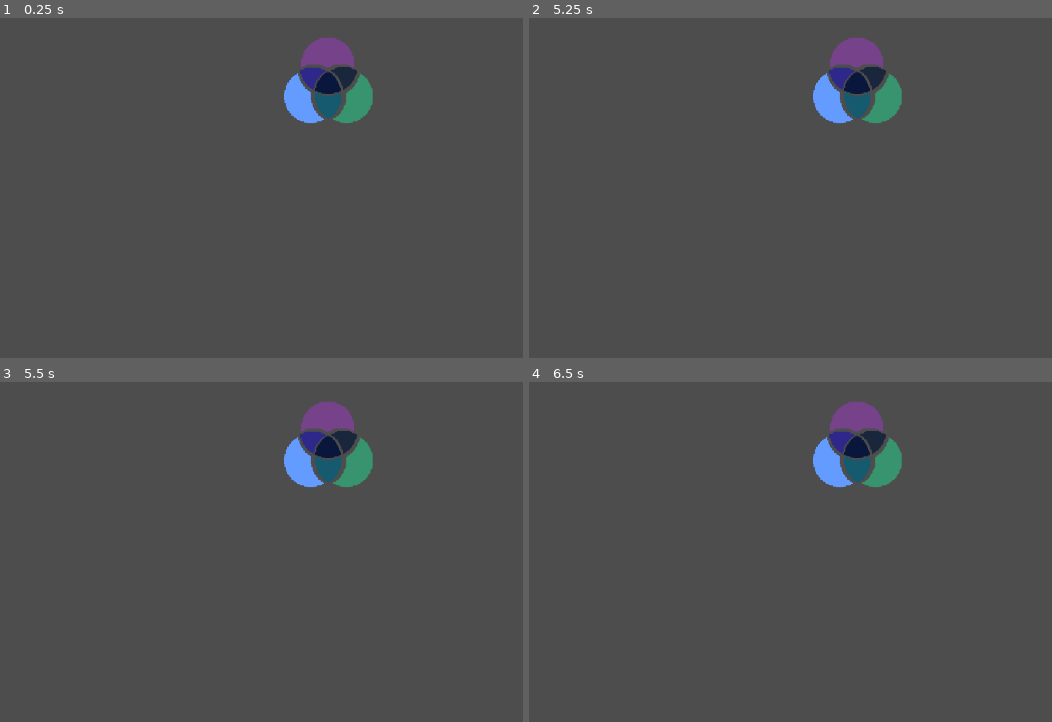
Above: before the commit, frames 1-4 (two rows, left to right).
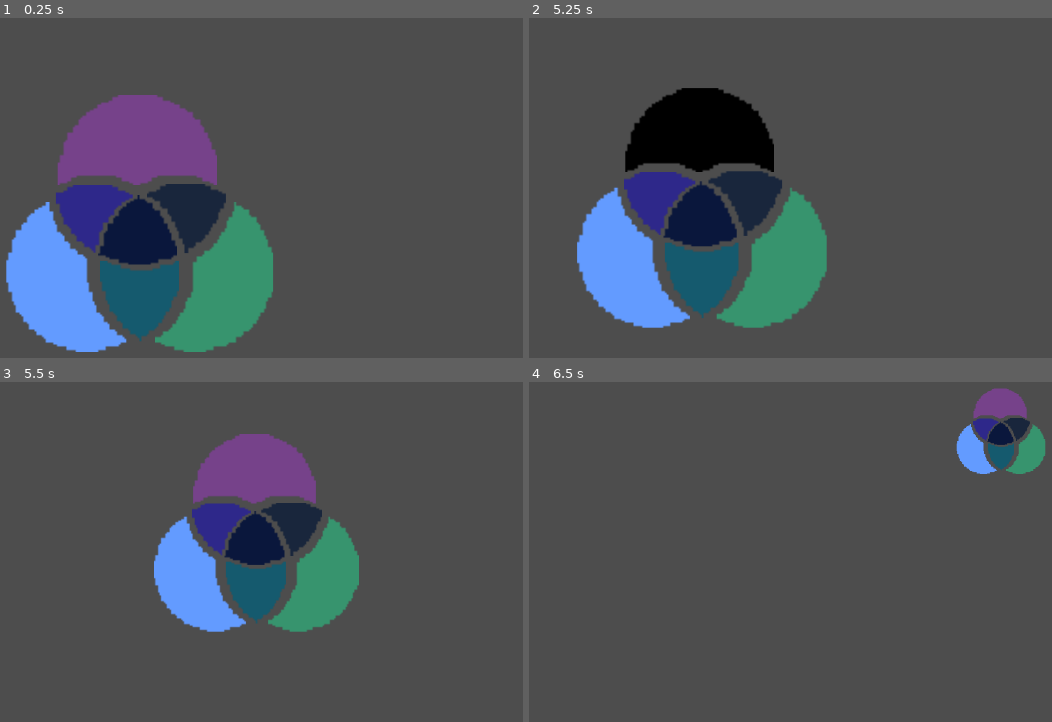
Above: after the commit, the same moments.

Repository: davirss/fakeltd.
Game: Godot game, scene res://Scenes/game.tscn
Two runs of this game, one before a commit and one after it. Both use one fixed random seed, a clock stepped at 60 frames per second and the inputs below. This scene is started directly instead of the project's main scene.
Inputs (mouse positions are in pixels of both pictures, inside the frame that each line leads up to):
- Up to frame 1 (0.25 s): no input
- Up to frame 2 (5.25 s): tap Enter (ui_accept) at 0.5, 0.77, 0.8, 1.07, 1.25, 1.35, 1.52, 1.82, 2, 2.3, 2.75, 3.02, 3.32, 3.5, 3.6, 3.77, 4.07, 4.25, 4.52, 4.82 s; move the mouse to (outside the picture) at 0.52 s; click (outside the picture) at 0.6 s; move the mouse to (outside the picture) at 1.27 s; click (outside the picture) at 1.55 s; move the mouse to (outside the picture) at 2.02 s; click (outside the picture) at 2.1 s; move the mouse to (outside the picture) at 2.77 s; click (outside the picture) at 2.85 s; move the mouse to (outside the picture) at 3.52 s; move the mouse to (534, 79) at 4.27 s; click (534, 79) at 4.35 s; move the mouse to (664, 116) at 5.02 s; click (664, 116) at 5.1 s
- Up to frame 3 (5.5 s): tap Enter (ui_accept) at 5.3 s
- Up to frame 4 (6.5 s): move the mouse to (670, 538) at 5.77 s; tap Enter (ui_accept) at 5.85, 6.02, 6.32 s; click (670, 538) at 6.05 s

The runs differ from the first frame. In frame 1, 27% of the frame differs, in the area x 1-72%, y 5-99%; in frame 2, 24%; in frame 3, 17%; in frame 4, 5.4%.

Commit message:
Loop now working.

Diff:
--- a/Scenes/game.tscn
+++ b/Scenes/game.tscn
@@ -1,8 +1,68 @@
-[gd_scene load_steps=4 format=3 uid="uid://dhdc0ckmuduvf"]
+[gd_scene load_steps=7 format=3 uid="uid://dhdc0ckmuduvf"]
 
 [ext_resource type="Script" path="res://game_manager.gd" id="1_7gb4w"]
 [ext_resource type="PackedScene" uid="uid://jsskjmbbjspf" path="res://bubble/bubble.tscn" id="2_yeahh"]
 [ext_resource type="PackedScene" uid="uid://bc3gn5uh1lea" path="res://Scenes/ven_controller.tscn" id="3_3oy8c"]
+
+[sub_resource type="Animation" id="Animation_bpqex"]
+resource_name = "ven_animation"
+tracks/0/type = "value"
+tracks/0/imported = false
+tracks/0/enabled = true
+tracks/0/path = NodePath("VennController:scale")
+tracks/0/interp = 1
+tracks/0/loop_wrap = true
+tracks/0/keys = {
+"times": PackedFloat32Array(0, 1),
+"transitions": PackedFloat32Array(1, 1),
+"update": 0,
+"values": [Vector2(3, 3), Vector2(1, 1)]
+}
+tracks/1/type = "value"
+tracks/1/imported = false
+tracks/1/enabled = true
+tracks/1/path = NodePath("VennController:position")
+tracks/1/interp = 1
+tracks/1/loop_wrap = true
+tracks/1/keys = {
+"times": PackedFloat32Array(0, 1),
+"transitions": PackedFloat32Array(1, 1),
+"update": 0,
+"values": [Vector2(641, 348), Vector2(1175, 91)]
+}
+
+[sub_resource type="Animation" id="Animation_3bi4q"]
+length = 0.001
+tracks/0/type = "value"
+tracks/0/imported = false
+tracks/0/enabled = true
+tracks/0/path = NodePath("VennController:scale")
+tracks/0/interp = 1
+tracks/0/loop_wrap = true
+tracks/0/keys = {
+"times": PackedFloat32Array(0),
+"transitions": PackedFloat32Array(1),
+"update": 0,
+"values": [Vector2(3, 3)]
+}
+tracks/1/type = "value"
+tracks/1/imported = false
+tracks/1/enabled = true
+tracks/1/path = NodePath("VennController:position")
+tracks/1/interp = 1
+tracks/1/loop_wrap = true
+tracks/1/keys = {
+"times": PackedFloat32Array(0),
+"transitions": PackedFloat32Array(1),
+"update": 0,
+"values": [Vector2(641, 348)]
+}
+
+[sub_resource type="AnimationLibrary" id="AnimationLibrary_7onqm"]
+_data = {
+"RESET": SubResource("Animation_3bi4q"),
+"ven_animation": SubResource("Animation_bpqex")
+}
 
 [node name="Game" type="Node2D"]
 position = Vector2(0, 1)
@@ -16,4 +76,10 @@
 position = Vector2(683, 358)
 
 [node name="VennController" parent="." instance=ExtResource("3_3oy8c")]
-position = Vector2(945, 112)
+position = Vector2(641, 348)
+scale = Vector2(3, 3)
+
+[node name="AnimationPlayer" type="AnimationPlayer" parent="."]
+libraries = {
+"": SubResource("AnimationLibrary_7onqm")
+}
--- a/Scripts/venn_controller.gd
+++ b/Scripts/venn_controller.gd
@@ -3,10 +3,11 @@
 var right = false
 var left = false
 var top = false
+var selected = false
 
 func _process(delta: float) -> void:
-	if Input.is_action_just_pressed("ui_accept") || Input.is_action_just_pressed("Select"):
-		_send_signal()
+	if !selected && (Input.is_action_just_pressed("ui_accept") || Input.is_action_just_pressed("Select")):
+		_send_signal(left, top, right)
 
 func _on_left_mouse_entered() -> void:
 	left = true
@@ -92,7 +93,10 @@
 	top = false
 	$Center.modulate = Color.WHITE
 
-func _send_signal():
+func _send_signal(left, top, right):
 	if (left || top || right):
 		print("Sending signal", left, top, right)
 		Global.on_venn_pressed.emit(left, top, right)
+		left = false
+		right = false
+		top = false
--- a/bubble/bubble.gd
+++ b/bubble/bubble.gd
@@ -8,16 +8,13 @@
 
 var center = Vector2(0, 0)
 
-
 var _distributions: Dictionary = {
 	BubbleDefinitions.BubbleState.WHATSAPP: 	0.05,
 	BubbleDefinitions.BubbleState.FACEBOOK: 	0.05,
 	BubbleDefinitions.BubbleState.INSTAGRAM:	0.90,
 }
-
 var _time_to_convert_milliseconds: float = 5000
 var _ttc_variable_margin_percent: float = 0.3
-
 
 func _calculate_distribution_ranges() -> void:
 	_distributions[BubbleDefinitions.BubbleState.FACEBOOK] += \
--- a/bubble/bubble.tscn
+++ b/bubble/bubble.tscn
@@ -8,7 +8,7 @@
 
 [sub_resource type="CircleShape2D" id="CircleShape2D_pu1x0"]
 
-[node name="Bubble" type="CharacterBody2D"]
+[node name="Bubble" type="CharacterBody2D" groups=["bubble"]]
 scale = Vector2(4, 4)
 script = ExtResource("1_ufsww")
 
--- a/day_controller.gd
+++ b/day_controller.gd
@@ -4,6 +4,10 @@
 var starting_day = 0
 var current_day = 0
 var max_days = 70
+
+var group_a_influence = 0
+var group_b_influence = 0
+var group_c_influence = 0
 
 # User Info
 var starting_followers = 100
--- a/game_manager.gd
+++ b/game_manager.gd
@@ -1,6 +1,6 @@
 extends Node2D
 
-@export var total_bubbles  = 50
+@export var total_bubbles  = 1
 @export var current_bubbles = 0
 
 @export var column_number = 10
@@ -12,13 +12,14 @@
 var groupb_popped_bubbles = 0
 var groupc_popped_bubbles = 0
 
-var bubble_spawn_cooldown = 1
-var bubble_spawn_countdown = 0
+var bubble_spawn_cooldown = 10
+var bubble_spawn_countdown: float = 0
 
 var bubble_change_cooldown = 2
 var bubble_change_countdown = bubble_change_cooldown
 
-var selected_group = BubbleDefinitions.BubbleState.INSTAGRAM
+var selected_group
+var round_started = false
 
 @export var placeholder: PackedScene
 
@@ -29,13 +30,39 @@
 	# If it doesn't match, it means that one or more bubbles were popped.
 	# If not, schedule spawn.
 	Global.bubble_clicked.connect(_on_bubble_clicked)
+	Global.on_venn_pressed.connect(_on_ven_pressed)
+
+func _on_ven_pressed(left, top, right) -> void:
+	$VennController.selected = true
+	if left && !top && !right:
+		selected_group = [BubbleDefinitions.BubbleState.WHATSAPP]
+	elif !left && top && !right:
+		selected_group = [BubbleDefinitions.BubbleState.FACEBOOK]
+	elif !left && !top && right:
+		selected_group = [BubbleDefinitions.BubbleState.INSTAGRAM]
+	elif left && top && !right:
+		selected_group = [BubbleDefinitions.BubbleState.WHATSAPP, BubbleDefinitions.BubbleState.FACEBOOK]
+	elif left && !top && right:
+		selected_group = [BubbleDefinitions.BubbleState.WHATSAPP, BubbleDefinitions.BubbleState.INSTAGRAM]
+	elif !left && top && right:
+		selected_group = [BubbleDefinitions.BubbleState.FACEBOOK, BubbleDefinitions.BubbleState.INSTAGRAM]
+	elif left && top && right:
+		selected_group = [BubbleDefinitions.BubbleState.WHATSAPP, BubbleDefinitions.BubbleState.FACEBOOK, BubbleDefinitions.BubbleState.INSTAGRAM]
+	else:
+		print("Invalid state:", left, top, right)
+
+	$AnimationPlayer.play("ven_animation")
+	await $AnimationPlayer.animation_finished
 	_start_round()
 
 func _start_round() -> void:
+	print("Start")
+	round_started = true
 	## Spawn the total_bubbles
 	_spawn_bubbles()
 
 func _spawn_bubbles() -> void:
+	print("spawning")
 	var current_column = 0
 	var current_line = 0
 	for i in total_bubbles:
@@ -68,27 +95,40 @@
 	$Field.add_child(new_bubble_2)
 
 func _on_bubble_clicked(state: BubbleDefinitions.BubbleState, bubble: Bubble) -> void:
-	if (state != selected_group):
+	if (!selected_group.has(state)):
+		print("Wrong bubble")
 		_on_wrong_bubble_popped()
 		bubble.queue_free()
 		return
+
 	if state == BubbleDefinitions.BubbleState.WHATSAPP:
 		groupa_popped_bubbles += 1
 	elif BubbleDefinitions.BubbleState.INSTAGRAM:
 		groupb_popped_bubbles += 1
 	elif BubbleDefinitions.BubbleState.FACEBOOK:
 		groupc_popped_bubbles += 1
-	else:
-		_on_wrong_bubble_popped()
-		return
 
 	current_bubbles -= 1
 	bubble.queue_free()
 
 # Called every frame. 'delta' is the elapsed time since the previous frame.
 func _process(delta: float) -> void:
+	if round_started && !get_tree().has_group("bubble"):
+		round_started = false
+		$AnimationPlayer.play_backwards("ven_animation")
+		await $AnimationPlayer.animation_finished
+		$VennController.selected = false
+
+	if round_started:
+		_check_buble_spawn_countdown()
+		if (bubble_spawn_countdown >= 0):
+			bubble_spawn_countdown -= delta
+			print(str(bubble_spawn_countdown))
+
+func _check_buble_spawn_countdown():
+	print(bubble_spawn_countdown)
 	if bubble_spawn_countdown <= 0:
-		bubble_spawn_countdown = bubble_change_cooldown
+		bubble_spawn_countdown = bubble_spawn_cooldown
 		#current_bubbles += 1
 		# Spawn new bubble
 		var new_bubble = placeholder.instantiate()
@@ -96,12 +136,3 @@
 		new_bubble.position.x = randi_range(column_number / 2, column_number / 2 - 1) * 20
 		new_bubble.position.y = randi_range(row_number / 2, row_number / 2 - 1) * 32
 		$Field.add_child(new_bubble)
-
-	bubble_change_countdown -= delta
-	if bubble_change_countdown <= 0:
-		Global.switch_bubbles.emit()
-		bubble_change_countdown = bubble_change_cooldown
-
-	if (bubble_spawn_countdown >= 0):
-		bubble_spawn_countdown -= delta
-		print(bubble_spawn_countdown)
